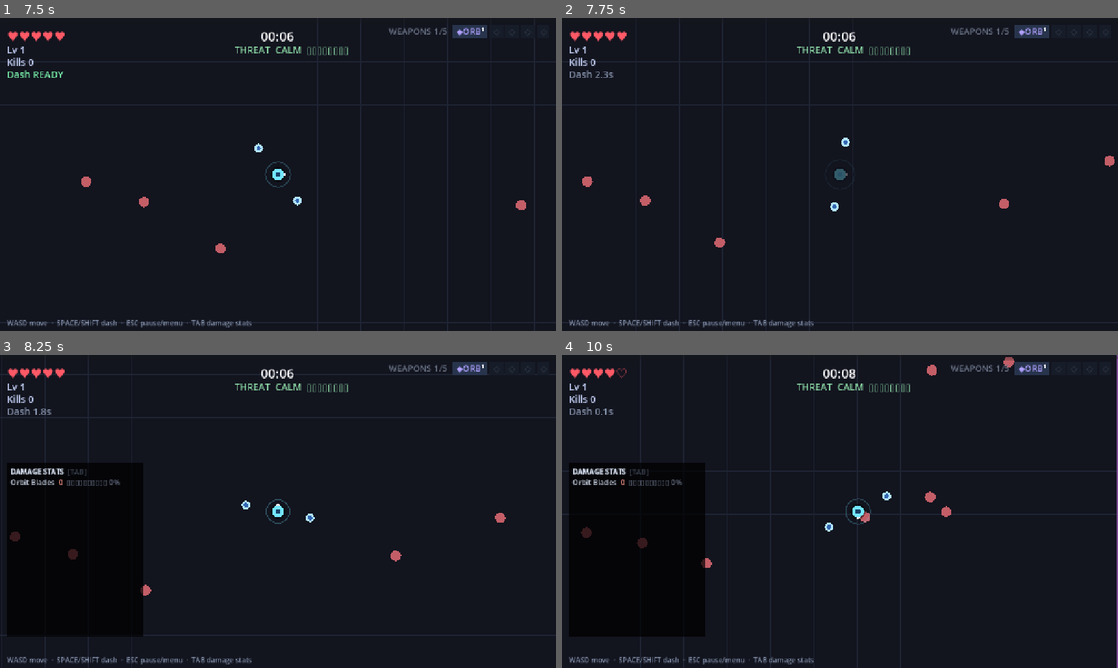
Above: before the commit, frames 1-4 (two rows, left to right).
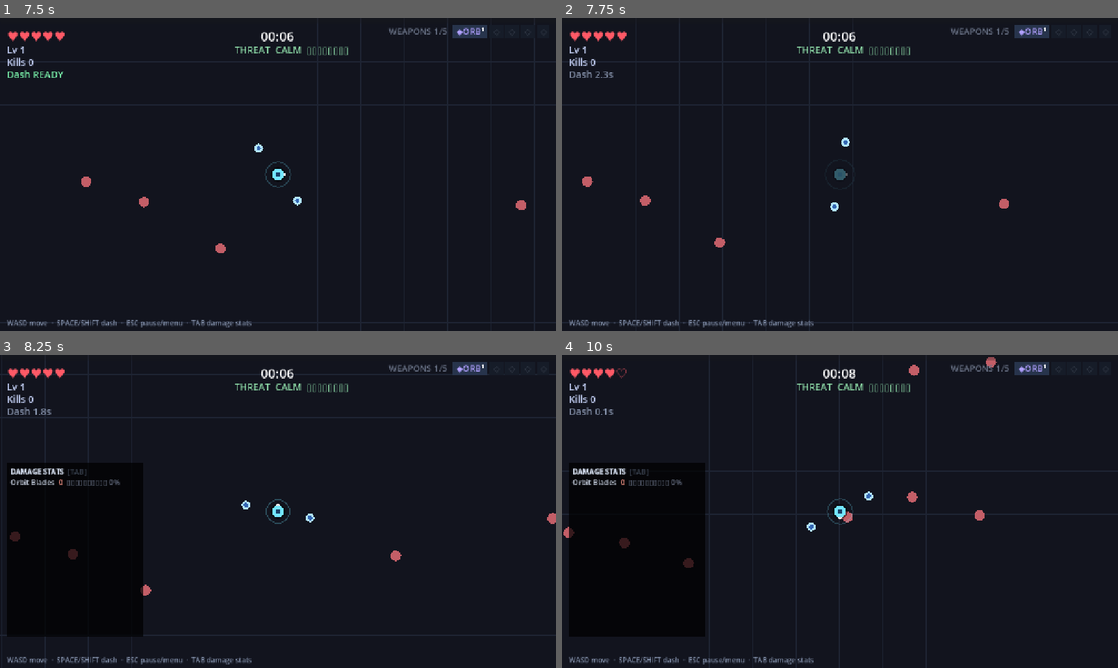
Above: after the commit, the same moments.

Repository: ICQCQ/NiceSwarm
Game: Godot game, scene res://scenes/main.tscn
The game is run twice, just before and just after one commit, with the same random seed, the same clock (stepped at 60 frames per second) and the same inputs.
Inputs:
- Up to frame 1 (7.5 s): click "Play Solo" at 0.5 s; click "1. Orbit Blades" at 1.25 s; tap Enter at 2 s; hold D 2.03-2.78 s; hold Shift 2.03-2.78 s; tap Space at 2.27, 3.02, 4.52, 5.27, 6.02 s; hold S 2.78-3.53 s; tap R at 2.85 s; hold D 3.53-4.28 s; tap M at 3.6 s; hold W 4.28-5.03 s; tap 1 at 4.35 s; hold A 5.03-6.53 s; tap C at 5.1 s; tap V at 5.85 s; hold S 6.53-7.28 s; tap O at 6.6 s; hold D from 7.28 s (still down); tap L at 7.35 s
- Up to frame 2 (7.75 s): keep holding D; tap Space at 7.52 s
- Up to frame 3 (8.25 s): release D at 8.03 s; hold W from 8.03 s (still down); tap Tab at 8.1 s
- Up to frame 4 (10 s): tap Space at 8.27, 9.02 s; release W at 8.78 s; hold D 8.78-9.53 s; tap Shift at 8.85 s; hold S from 9.53 s (still down); tap R at 9.6 s

Frame 1 is identical in both runs. In frame 2, less than 0.1% of the frame differs, in the area x 97-100%, y 44-48%; in frame 3, less than 0.1%; in frame 4, 1.4%, in the area x 0-100%, y 0-100%.

Commit message:
fix: sync telegraph warn to clients; tuning + HUD self-ping
- Telegraph puppets hardcoded warn=TELEGRAPH_WARN (1.5s), so boss slams with a
  longer slam_warn (Harbinger: 3.0s) had their red circle vanish ~1.5s before the
  host detonated -- players took damage after the warning was gone. Bit-pack the
  real warn into the telegraph f wire byte (radius bits 0-8, effect 9-10, warn in
  0.25s units 11-15) so the puppet countdown matches detonation.
- Show the local player's own ping at the bottom of the player list (co-op only;
  host on the host, <n>ms on clients).
- Raise enemy soft-separation strength 0.7 -> 0.9 (swarm spreads more).
- Increase arena to +/-1500 (3000x3000); within the s16 fixed-point pos limit.

Diff:
--- a/scripts/config/game_config.gd
+++ b/scripts/config/game_config.gd
@@ -4,7 +4,7 @@
 ## GameConfig.WIN_TIME`), so this is the one place to tweak the knobs below.
 
 # --- core run ---
-const ARENA := Rect2(-1200, -1200, 2400, 2400)
+const ARENA := Rect2(-1500, -1500, 3000, 3000)
 const WIN_TIME := 600.0          # survive this long (s) to win
 const MAX_WEAPONS := 5           # weapon slots per player per run
 const MAX_WEAPON_LEVEL := 7      # per-weapon cap before it can be merged (was 3 — longer grind to fusion)
--- a/scripts/core/player.gd
+++ b/scripts/core/player.gd
@@ -37,7 +37,7 @@
 var shape_idx := 0
 var player_name := "Player"
 var is_local := true
-var arena := Rect2(-1200, -1200, 2400, 2400)
+var arena := Rect2(-1500, -1500, 3000, 3000)
 
 # Stats (modified by upgrades)
 var max_hp := 5
--- a/scripts/enemies/enemy.gd
+++ b/scripts/enemies/enemy.gd
@@ -24,7 +24,7 @@
 # fraction of the enemy's own move speed. NOT physics collision — this is a
 # boids-style steering force over the shared per-frame grid, so the swarm spreads
 # out instead of stacking on one point without the O(n^2) contact-solver cost.
-const SEPARATION_STRENGTH := 0.7
+const SEPARATION_STRENGTH := 0.9
 
 var age := 0.0   # seconds alive (host sim only); drives the spawn speed ramp
 var hp := 2.0
@@ -53,7 +53,7 @@
 var shape := "circle"   # body silhouette: circle/triangle/square/diamond/hex/star
 var heading := Vector2.RIGHT  # facing/travel direction for bounce/straight/triangle draw
 var wander_timer := 0.0
-var arena := Rect2(-1200, -1200, 2400, 2400)
+var arena := Rect2(-1500, -1500, 3000, 3000)
 var color := Color(0.85, 0.3, 0.35)
 # caster behavior — keeps distance and telegraphs ground strikes
 # cast_pattern: 0 = single strike at the target (Bombardier),
--- a/scripts/main.gd
+++ b/scripts/main.gd
@@ -29,7 +29,7 @@
 const STATE_TELEGRAPHS := 3
 # World-state wire format: each entity is a compact 10-byte record
 #   u32 id | s16 x*POS_SCALE | s16 y*POS_SCALE | u16 f   (vs the old 16-byte 4×float32).
-# Positions are fixed-point ×16 (1/16 px) — well within the ±1200 px arena (s16 holds ±32767
+# Positions are fixed-point ×16 (1/16 px) — well within the ±1500 px arena (s16 holds ±32767
 # → ±2047 px) and far finer than the screen, so it's lossless to the eye and halves the x,y bytes.
 const POS_SCALE := 16.0
 const ENT_BYTES := 10
@@ -2386,9 +2386,14 @@
 					tz = TelegraphZone.new()
 					tz.puppet = true
 					tz.net_id = id
-					tz.effect = int(f) / 10000     # effect packed as radius + effect*10000
-					tz.radius = f - tz.effect * 10000.0
-					tz.warn = TELEGRAPH_WARN
+					# f bit-packs the zone: radius (bits 0-8), effect (9-10), warn in
+					# 0.25s units (11-15). Syncing warn keeps the puppet's red circle on
+					# screen for the true countdown — boss slams (e.g. Harbinger, warn 3.0)
+					# used to vanish at the default 1.5s and detonate later, hitting players
+					# after the warning was already gone.
+					tz.radius = float(f & 0x1FF)
+					tz.effect = (f >> 9) & 0x3
+					tz.warn = float((f >> 11) & 0x1F) * 0.25
 					tz.position = pos
 					telegraphs_by_id[id] = tz
 					world.add_child(tz)
@@ -2458,8 +2463,13 @@
 				if not is_instance_valid(tz) or tz.is_queued_for_deletion():
 					telegraphs_by_id.erase(id)
 					continue
+				# Pack radius (bits 0-8), effect (9-10), warn in 0.25s units (11-15)
+				# into the u16 f field. Syncing warn fixes boss-slam telegraphs whose
+				# puppets used to disappear before the host detonated (see _apply_state).
 				_put_entity(buf, id, tz.global_position,
-					int(round(tz.radius + tz.effect * 10000.0)))
+					clampi(int(round(tz.radius)), 0, 511) \
+					| (tz.effect << 9) \
+					| (clampi(int(round(tz.warn / 0.25)), 0, 31) << 11))
 	tick_counter += 1
 	var data := buf.data_array
 	var per := 80 * ENT_BYTES  # 80 entries per chunk keeps packets under typical MTU
--- a/scripts/ui/game_hud.gd
+++ b/scripts/ui/game_hud.gd
@@ -97,6 +97,16 @@
 		var status := ("DOWN %d%%" % int(p.revive_progress * 100.0)) if p.downed else "♥%d/%d" % [p.hp, p.max_hp]
 		# colour the glyph + name in the ally's own colour; hp/ping stay neutral
 		lines.append("[color=#%s]%s %s[/color]  %s%s%s" % [col.to_html(false), glyph, p.player_name, status, ping_s, tag])
+	# Self ping at the bottom of the list (co-op only — solo has no network round-trip).
+	# net_pings[local_id] is the host-measured RTT to us on a client; on the host it's 0,
+	# so we label our own row "host" instead of "0ms".
+	if main.net != null and main.net.active:
+		var my_col: Color = Player.COLORS[me.color_idx % Player.COLORS.size()]
+		var my_glyph: String = Player.shape_glyph(me.shape_idx)
+		var my_ping := int(main.net_pings.get(main.local_id, 0))
+		var my_ping_s := "host" if main.is_host() else "%dms" % my_ping
+		var my_status := ("DOWN %d%%" % int(me.revive_progress * 100.0)) if me.downed else "♥%d/%d" % [me.hp, me.max_hp]
+		lines.append("[color=#%s]%s %s[/color]  %s  %s  (you)" % [my_col.to_html(false), my_glyph, me.player_name, my_status, my_ping_s])
 	main.allies_label.text = "\n".join(lines)
 
 
--- a/scripts/world/background.gd
+++ b/scripts/world/background.gd
@@ -2,7 +2,7 @@
 extends Node2D
 ## Draws the arena floor, grid, and border.
 
-var arena := Rect2(-1200, -1200, 2400, 2400)
+var arena := Rect2(-1500, -1500, 3000, 3000)
 
 
 func _ready() -> void:
